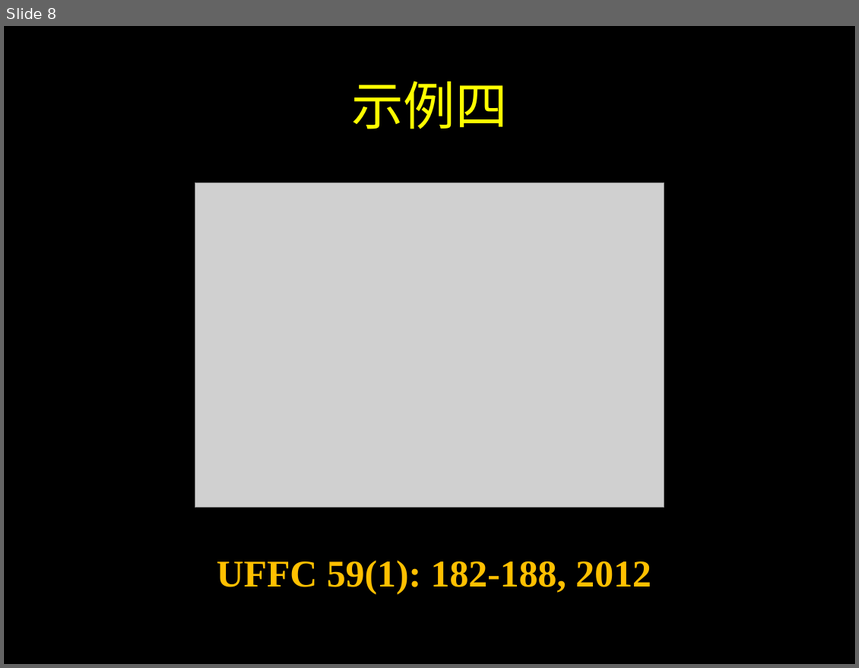
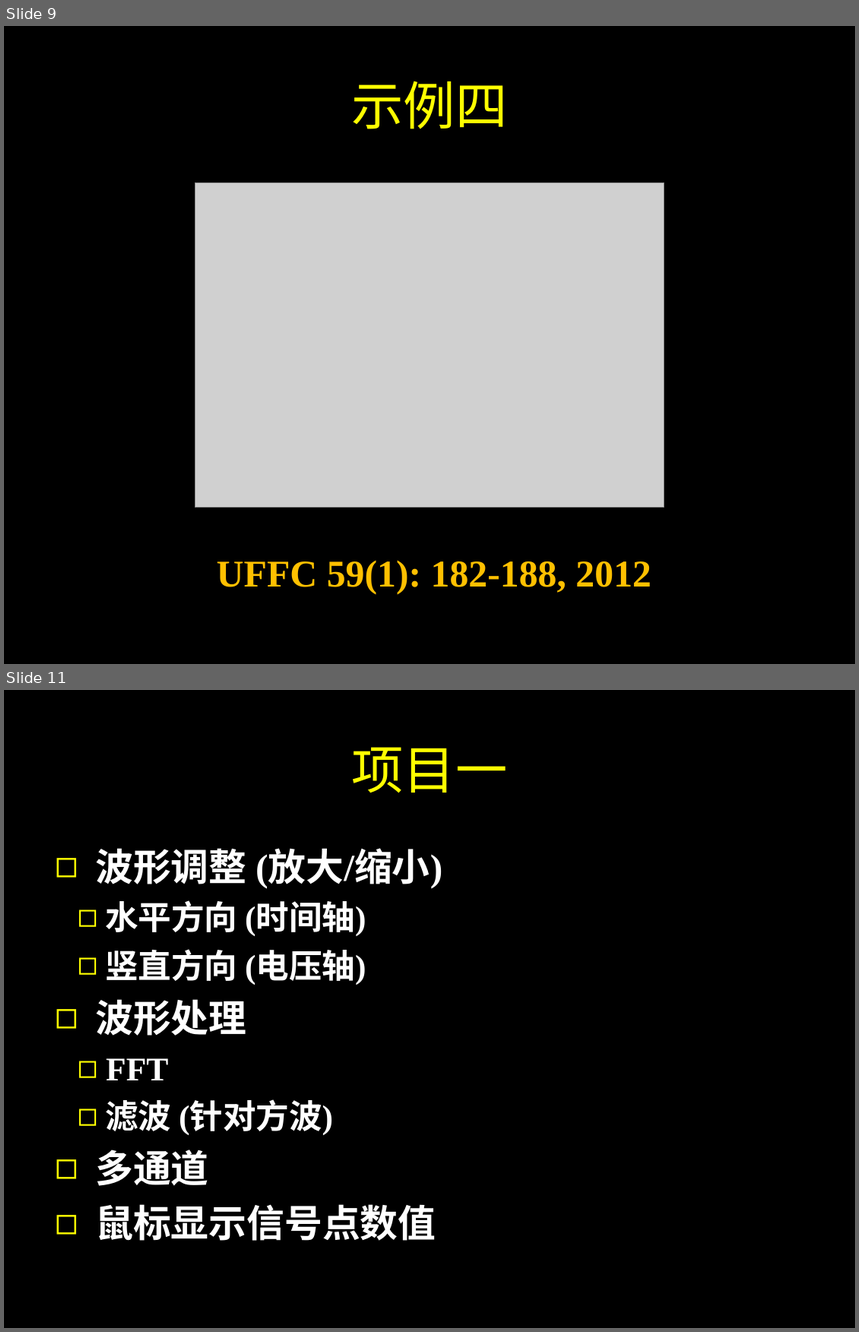
Before and after one commit to SJTUCourse/BI450, a slide deck: Lectures/2017 Fall/Lecture 1/Lecture 1.ppt. Shown one above the other, each under a label of ours: slide 8 before the commit, slides 9 and 11 after it; the slides between them are not shown. The pictures are 859x668 and 859x1332 pixels, drawn with LibreOffice and Linux fonts; fonts in the diff are those of the drawing; grey boxes stand for pictures. Boxes give left, top, right and bottom in pixels: in the first picture for what was removed or moved away, otherwise in the second. Text is boxed around its words. In the diff, an @@ line names an element or a change of style, - is before the commit and + after.

Commit message:
更新第一讲和项目一
2017年秋季学期

```diff
--- a/Lectures/2017 Fall/Lecture 1/Lecture 1.ppt
+++ b/Lectures/2017 Fall/Lecture 1/Lecture 1.ppt
@@ slide 11 added at box(4, 690, 855, 1328), background #000000 @@
@@ title added at box(351, 747, 507, 793), 44 pt, text #FFFF00 @@
+项目一
@@ text added at box(95, 848, 443, 1241), 28 pt, text #FFFFFF, bold @@
+◻ 波形调整 (放大/缩小)
+  ◻ 水平方向 (时间轴)
+  ◻ 竖直方向 (电压轴)
+◻ 波形处理
+  ◻ FFT
+  ◻ 滤波 (针对方波)
+◻ 多通道
+◻ 鼠标显示信号点数值
@@ what was slide 8 is now slide 9 @@
```
Also in this commit, not shown: 2 slides changed, 2 other slides added, 2 slides removed, 2 other files.
